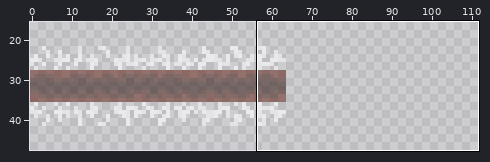
Pixel-art file: The Fallen Guardian/Assets/Art/Effects/Player/Beginner/SplittingSwing.aseprite. The first picture is a wide view before the edit; the outline marks the close-up.
Close-up. Before the edit:
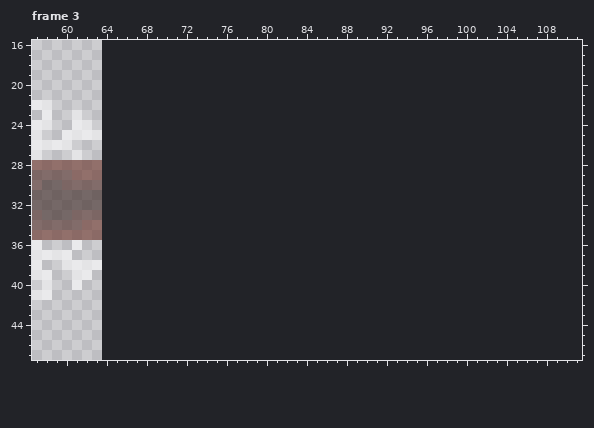
64x64 pixels, 4 frames. Shown: frame 3: x 57..111, y 16..47. The old version is drawn lined up with the new one, on the new canvas. The wide view leaves out empty margins. The commit also changed other frames or places, which this record leaves out.
Now the later version:
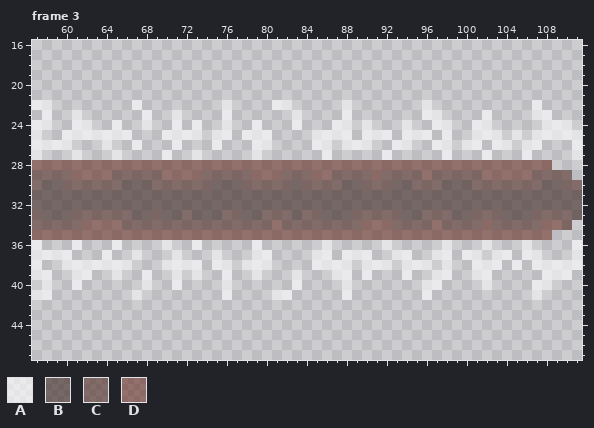
Palette (. is transparent): A #ffffff96  B #38211d96  C #4e282296  D #682f2596
Commit message: Spinning Slash & Splitting Swing Updated
Change:
canvas 64x64 -> 112x64
Frame 3:
y 22: x 67 . -> A; x 76 . -> A; x 81..82 .. -> AA; x 88 . -> A; x 96 . -> A; x 107 . -> A
y 23: x 68 . -> A; x 71 . -> A; x 76 . -> A; x 83 . -> A; x 88 . -> A; x 96..97 .. -> AA; x 102 . -> A; x 107..108 .. -> AA
y 24: x 65 . -> A; x 68 . -> A; x 71 . -> A; x 73 . -> A; x 76 . -> A; x 79 . -> A; x 83 . -> A; x 87..88 .. -> AA; x 90 . -> A; x 94 . -> A; x 97..98 .. -> AA; x 101..102 .. -> AA; x 108..110 ... -> AAA
y 25: x 64..66 ... -> AAA; x 70..73 .... -> AAAA; x 75..76 .. -> AA; x 78..80 ... -> AAA; x 85..88 .... -> AAAA; x 90..92 ... -> AAA; x 94..96 ... -> AAA; x 98 . -> A; x 101..103 ... -> AAA; x 105 . -> A; x 107..111 ..... -> AAAAA
y 26: x 64 . -> A; x 67 . -> A; x 71 . -> A; x 75 . -> A; x 79..80 .. -> AA; x 85..86 .. -> AA; x 88..90 ... -> AAA; x 93..94 .. -> AA; x 97..98 .. -> AA; x 100..101 .. -> AA; x 103..104 .. -> AA; x 106..107 .. -> AA; x 111 . -> A
y 27: x 65 . -> A; x 70 . -> A; x 73 . -> A; x 79 . -> A; x 86 . -> A; x 92 . -> A; x 98 . -> A; x 102 . -> A; x 106 . -> A; x 111 . -> A
y 28: x 64..108 ............................................. -> DDDDDDDDDDDDDDDDDDDDDDDDDDDDDDDDDDDDDDDDDDDDD
y 29: x 64..110 ............................................... -> DCCCCCDDDDCCCCCDDDCCCDDCCCCDCCCCDCCCCCDDDDDCCCC
y 30: x 64..111 ................................................ -> CCBBBCCCCCCBBBCCCCCBCCCCBBCCCBBCCCBBBCCCCCCCBBCC
y 31..32: x 64..111 ................................................ -> BBBBBBBBBBBBBBBBBBBBBBBBBBBBBBBBBBBBBBBBBBBBBBBB
y 33: x 64..111 ................................................ -> CCCBBCBBCBBBCCBBCCCBCCBBBCCCCCBBCCCBBCCCBBBCCCCB
y 34: x 64..110 ............................................... -> DDCCCCCCCCCCCCCCCDCCCCCCCCDDDCCCCDCCCCDCCCCCDDC
y 35: x 64..108 ............................................. -> DDDDDDDDDDDDDDDDDDDDDDDDDDDDDDDDDDDDDDDDDDDDD
y 36: x 65 . -> A; x 70 . -> A; x 73 . -> A; x 79 . -> A; x 86 . -> A; x 92 . -> A; x 98 . -> A; x 102 . -> A; x 106 . -> A; x 111 . -> A
y 37: x 64 . -> A; x 67 . -> A; x 71 . -> A; x 75 . -> A; x 79..80 .. -> AA; x 85..86 .. -> AA; x 88..90 ... -> AAA; x 93..94 .. -> AA; x 97..98 .. -> AA; x 100..101 .. -> AA; x 103..104 .. -> AA; x 106..107 .. -> AA; x 111 . -> A
y 38: x 64..66 ... -> AAA; x 70..73 .... -> AAAA; x 75..76 .. -> AA; x 78..80 ... -> AAA; x 85..88 .... -> AAAA; x 90..92 ... -> AAA; x 94..96 ... -> AAA; x 98 . -> A; x 101..103 ... -> AAA; x 105 . -> A; x 107..111 ..... -> AAAAA
y 39: x 65 . -> A; x 68 . -> A; x 71 . -> A; x 73 . -> A; x 76 . -> A; x 79 . -> A; x 83 . -> A; x 87..88 .. -> AA; x 90 . -> A; x 94 . -> A; x 97..98 .. -> AA; x 101..102 .. -> AA; x 108..110 ... -> AAA
y 40: x 68 . -> A; x 71 . -> A; x 76 . -> A; x 83 . -> A; x 88 . -> A; x 96..97 .. -> AA; x 102 . -> A; x 107..108 .. -> AA
y 41: x 67 . -> A; x 76 . -> A; x 81..82 .. -> AA; x 88 . -> A; x 96 . -> A; x 107 . -> A
Changed places in both close-ups, as pixel boxes (x1, y1, x2, y2):
added: (102, 100, 582, 300)
